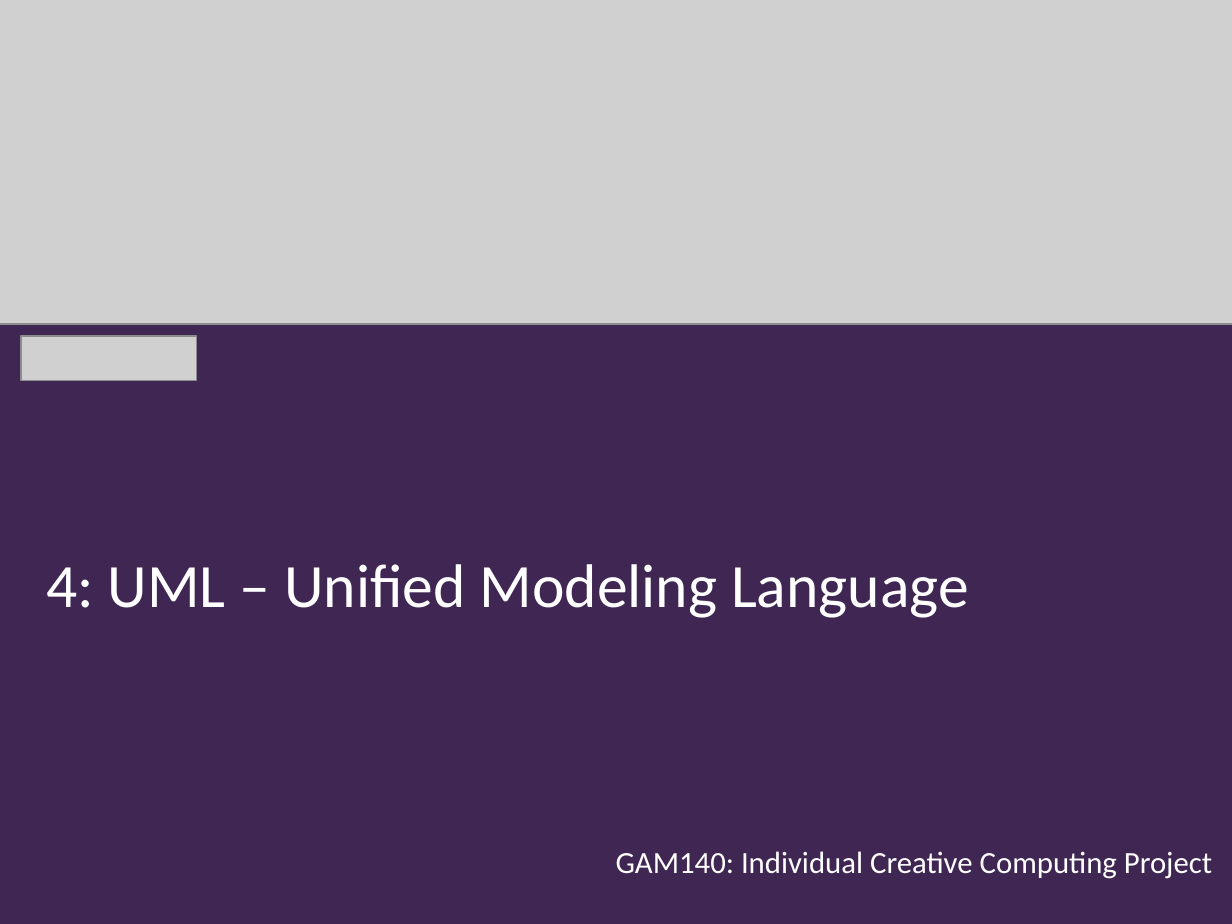
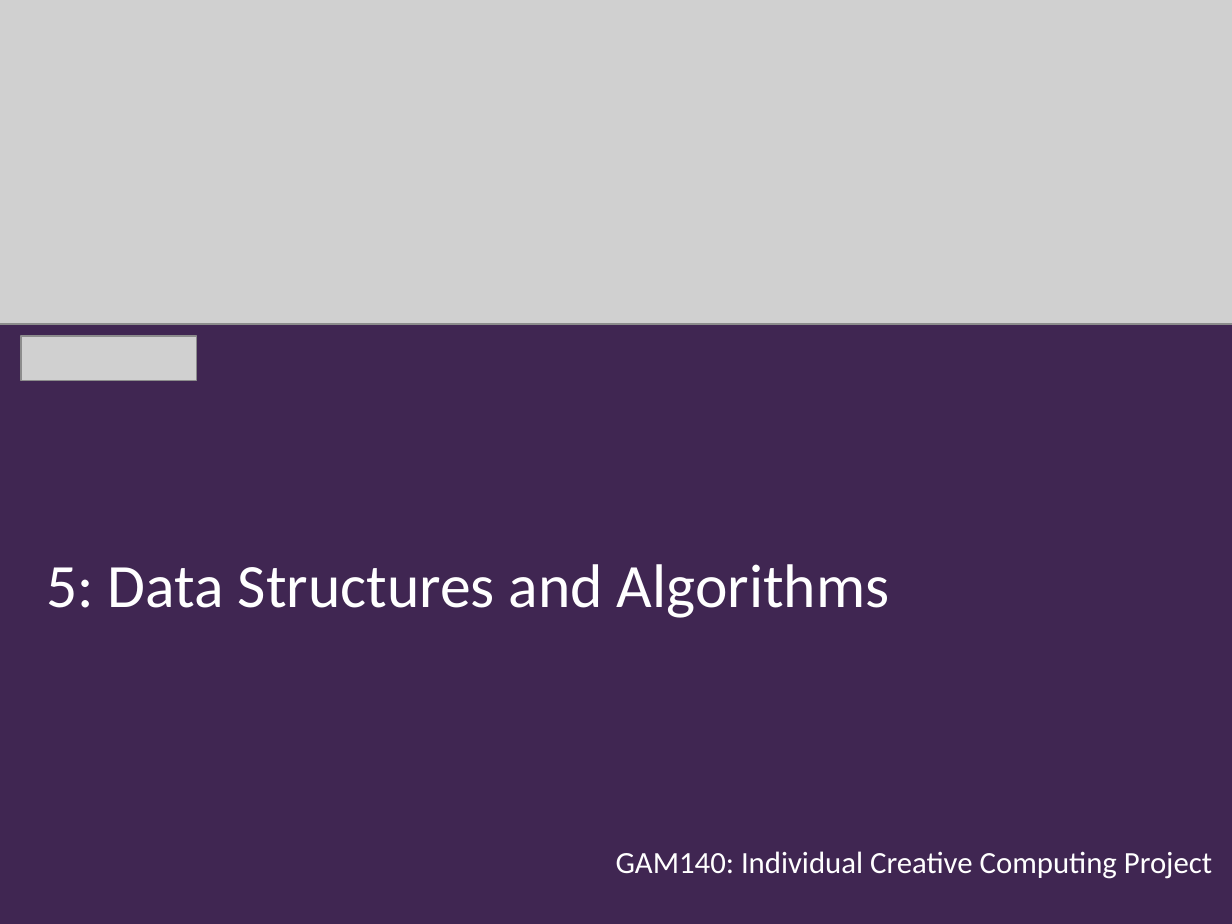
Before and after one commit to Falmouth-Games-Academy/bsc-course-materials, a slide deck: slide 1 of COMP140/05/2019-20-COMP140-05-lecture.pptx. Drawn at 1232x924 pixels with LibreOffice and Linux fonts; fonts in the diff are those of the drawing; grey boxes stand for pictures; background and template pictures are left out. Boxes give left, top, right and bottom in pixels: in the first picture for what was removed or moved away, otherwise in the second. Text is boxed around its words. In the diff, an @@ line names an element or a change of style, - is before the commit and + after.

```diff
--- a/COMP140/05/2019-20-COMP140-05-lecture.pptx
+++ b/COMP140/05/2019-20-COMP140-05-lecture.pptx
@@ text at [46,564,889,618]: text changed @@
-4: UML – Unified Modeling Language
+5: Data Structures and Algorithms
```
Also in this commit, not shown: 3 other slides changed, 1 slide added, 29 slides removed, 24 other files.
